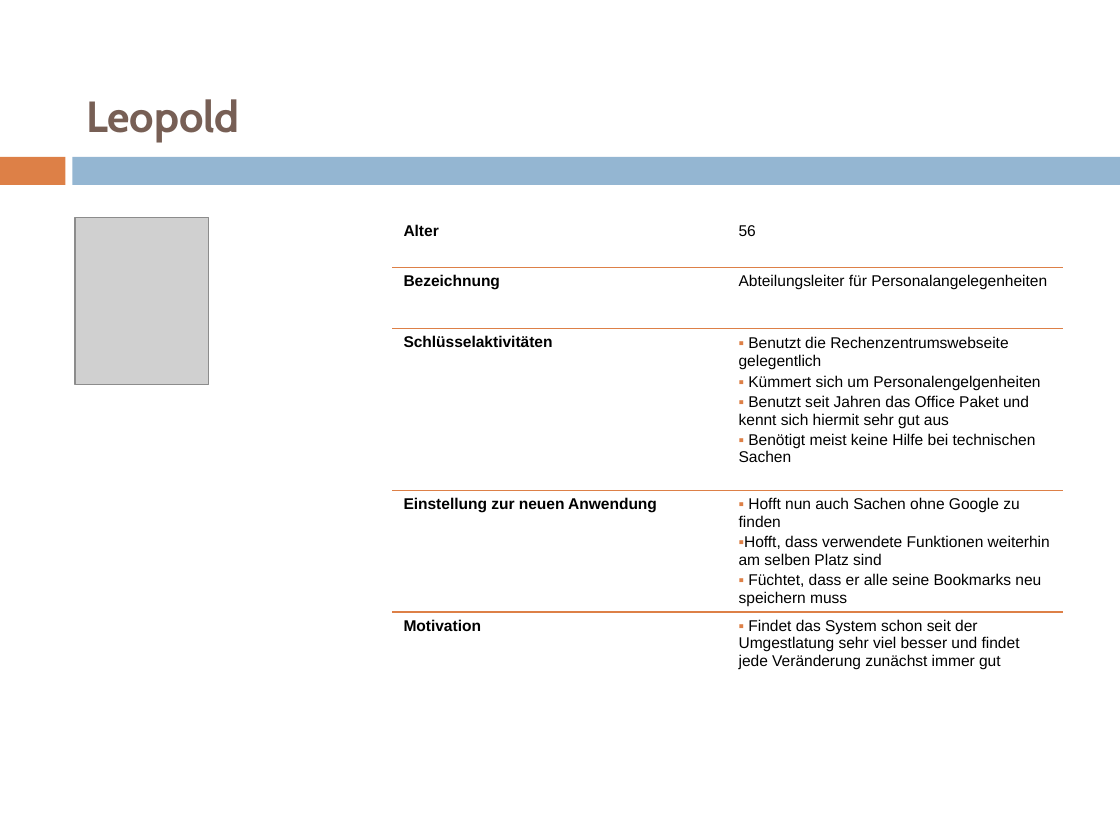
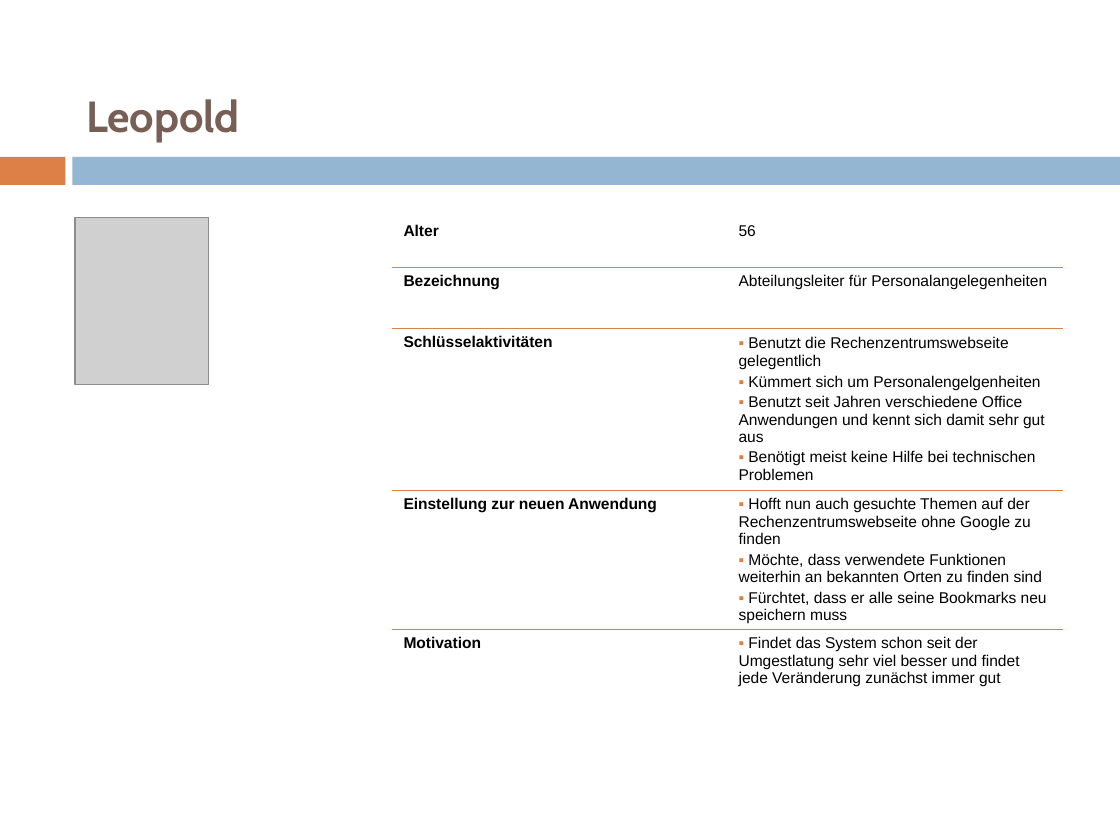
Before and after one commit to pinkdroyd/redesign-ur-rz, a slide deck: slide 18 of Personas und Szenarien/Personas_Redesign_RZ.pptx. Drawn at 1120x840 pixels with LibreOffice and Linux fonts; fonts in the diff are those of the drawing; grey boxes stand for pictures. Boxes give left, top, right and bottom in pixels: in the first picture for what was removed or moved away, otherwise in the second. Text is boxed around its words. In the diff, an @@ line names an element or a change of style, - is before the commit and + after.

```diff
--- a/Personas und Szenarien/Personas_Redesign_RZ.pptx
+++ b/Personas und Szenarien/Personas_Redesign_RZ.pptx
@@ table at (x1=392, y1=217, x2=1062, y2=764) @@
-row 3, column 2: Benutzt die Rechenzentrumswebseite gelegentlich / Kümmert sich um Personalengelgenheiten / Benutzt seit Jahren das Office Paket und kennt sich hiermit sehr gut aus / Benötigt meist keine Hilfe bei technischen Sachen
+row 3, column 2: Benutzt die Rechenzentrumswebseite gelegentlich / Kümmert sich um Personalengelgenheiten / Benutzt seit Jahren verschiedene Office Anwendungen und kennt sich damit sehr gut aus / Benötigt meist keine Hilfe bei technischen Problemen
-row 4, column 2: Hofft nun auch Sachen ohne Google zu finden / Hofft, dass verwendete Funktionen weiterhin am selben Platz sind / Füchtet, dass er alle seine Bookmarks neu speichern muss
+row 4, column 2: Hofft nun auch gesuchte Themen auf der Rechenzentrumswebseite ohne Google zu finden / Möchte, dass verwendete Funktionen weiterhin an bekannten Orten zu finden sind / Fürchtet, dass er alle seine Bookmarks neu speichern muss
```
Also in this commit, not shown: 16 other slides changed, 1 other file.
